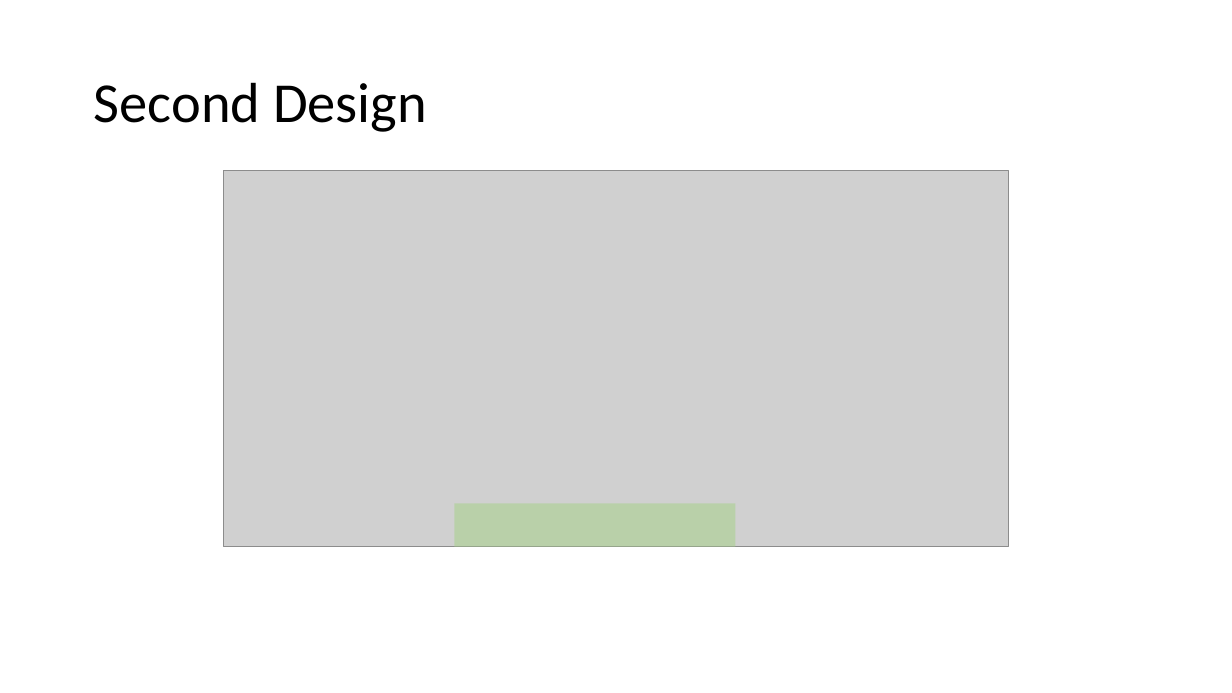
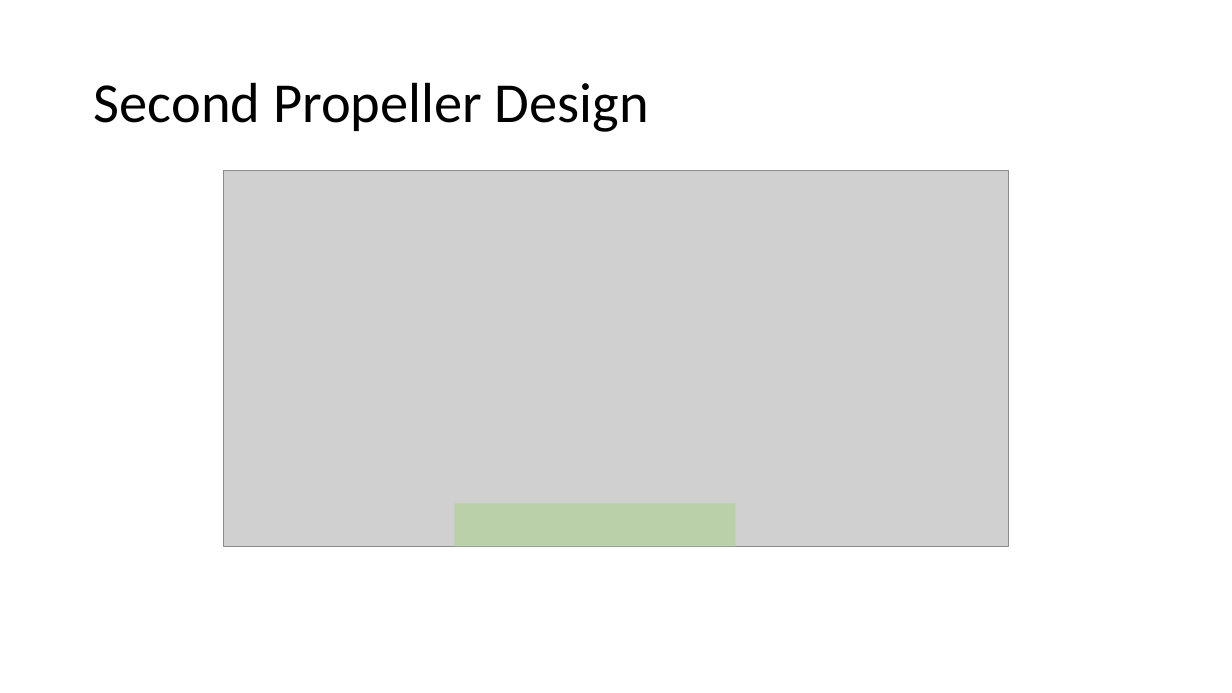
Before and after one commit to JoeSpencer1/497R-Projects, a slide deck: slide 7 of Final Report/Presentation.pptx. Drawn at 1232x693 pixels with LibreOffice and Linux fonts; fonts in the diff are those of the drawing; grey boxes stand for pictures. Boxes give left, top, right and bottom in pixels: in the first picture for what was removed or moved away, otherwise in the second. Text is boxed around its words. In the diff, an @@ line names an element or a change of style, - is before the commit and + after.

```diff
--- a/Final Report/Presentation.pptx
+++ b/Final Report/Presentation.pptx
@@ title at [94,82,649,132]: text changed @@
-Second Design
+Second Propeller Design
```
Also in this commit, not shown: 5 other slides changed.
